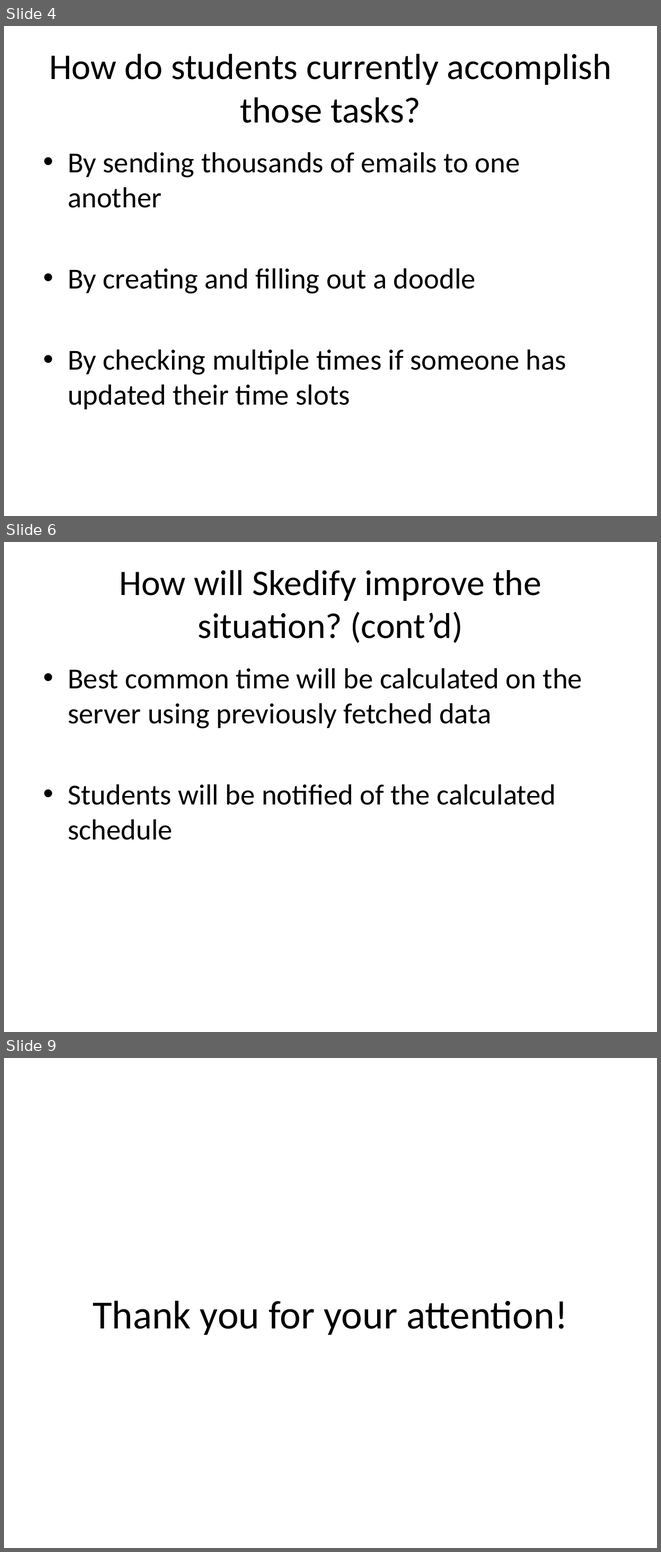
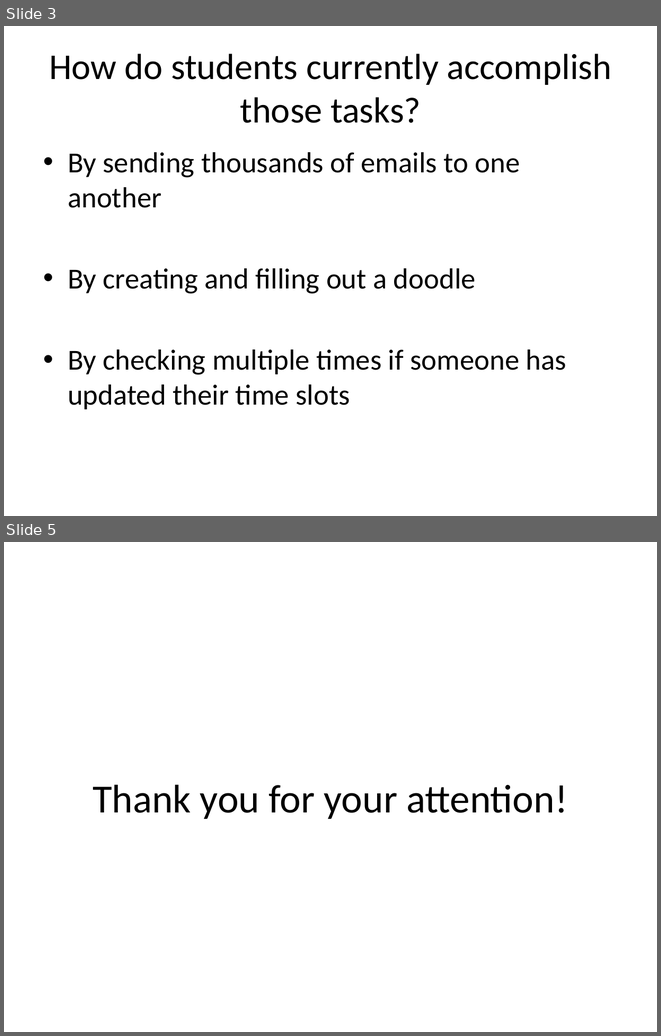
Before and after one commit to mremad/RWTH-iPhone-Project, a slide deck: Presentation.pptx. Shown one above the other, each under a label of ours: slides 4, 6 and 9 before the commit, slides 3 and 5 after it; the slides between them are not shown. The pictures are 661x1552 and 661x1036 pixels, drawn with LibreOffice and Linux fonts; fonts in the diff are those of the drawing. Boxes give left, top, right and bottom in pixels: in the first picture for what was removed or moved away, otherwise in the second. Text is boxed around its words. In the diff, an @@ line names an element or a change of style, - is before the commit and + after.

```diff
--- a/Presentation.pptx
+++ b/Presentation.pptx
@@ slide 6 removed at [4, 542, 657, 1032], background #FFFFFF @@
@@ title removed at [119, 570, 541, 643] @@
-How will Skedify improve the situation? (cont’d)
@@ text removed at [68, 668, 582, 840] @@
-• Best common time will be calculated on the server using previously fetched data
-• Students will be notified of the calculated schedule
@@ what was slide 4 is now slide 3 @@
@@ what was slide 9 is now slide 5 @@
```
Also in this commit, not shown: 1 slide changed, 1 slide added, 4 other slides removed.
